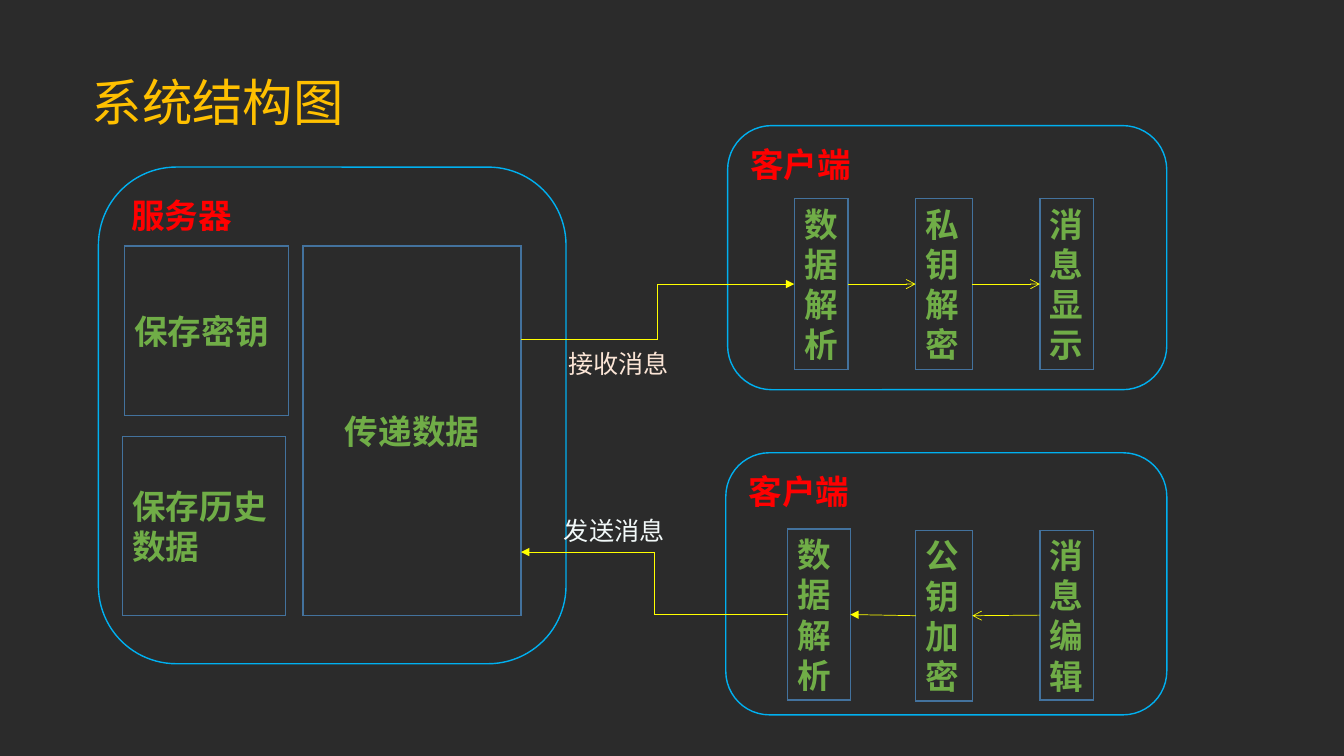
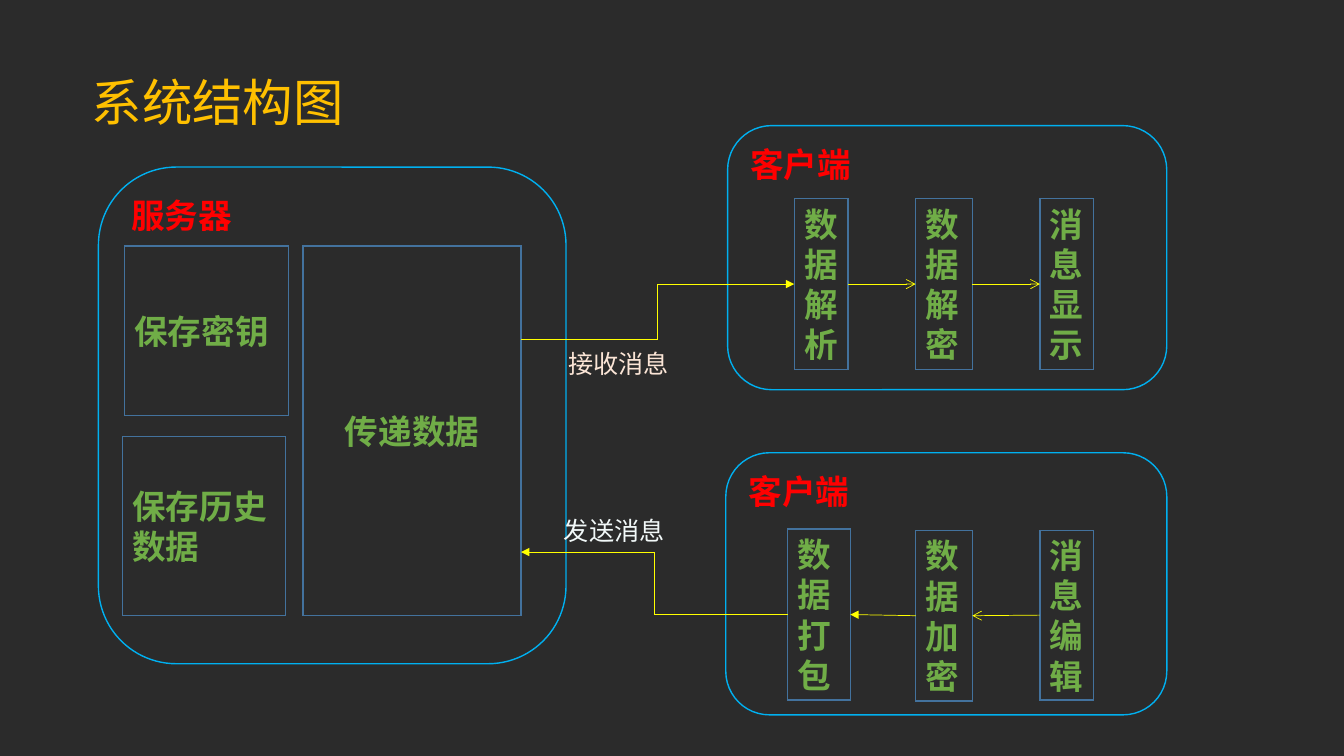
Before and after one commit to Snowin1994/-, a slide deck: slide 8 of 毕业设计相关/开题相关/ppt相关/2013201213-孙雪峰-史长亭-开题答辩.pptx. Drawn at 1344x756 pixels with LibreOffice and Linux fonts; fonts in the diff are those of the drawing; background and template pictures are left out; a plain dark background stands for a picture behind light text. Boxes give left, top, right and bottom in pixels: in the first picture for what was removed or moved away, otherwise in the second. Text is boxed around its words. In the diff, an @@ line names an element or a change of style, - is before the commit and + after.

```diff
--- a/毕业设计相关/开题相关/ppt相关/2013201213-孙雪峰-史长亭-开题答辩.pptx
+++ b/毕业设计相关/开题相关/ppt相关/2013201213-孙雪峰-史长亭-开题答辩.pptx
@@ text in rectangle at (926,208,960,360): text changed @@
-私钥解密
+数据解密
@@ text in rectangle at (797,538,831,690): text changed @@
-数据解析
+数据打包
@@ text in rectangle at (926,539,960,692): text changed @@
-公钥加密
+数据加密
```
Also in this commit, not shown: 1 other slide changed, 4 other files.
